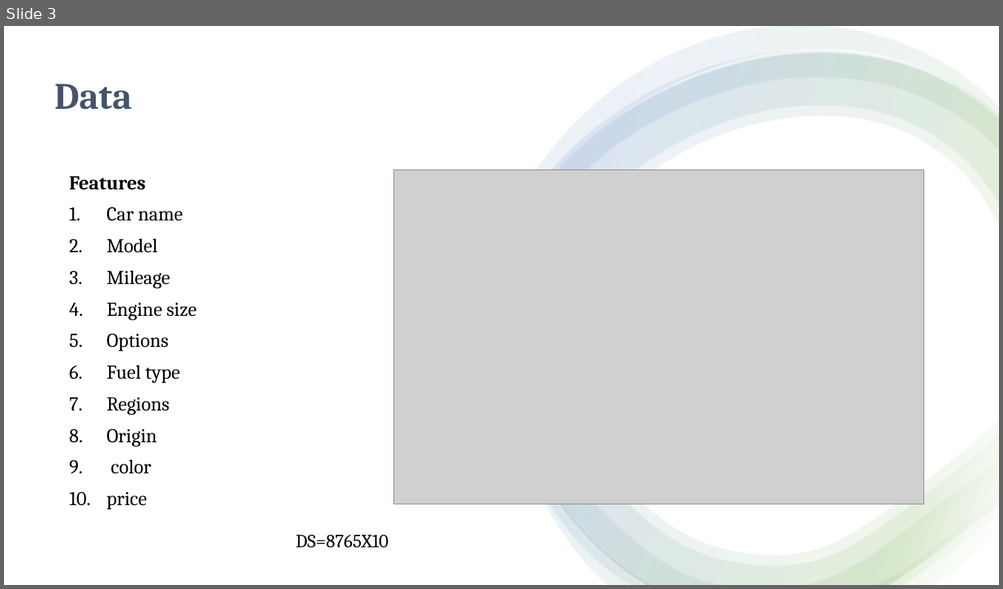
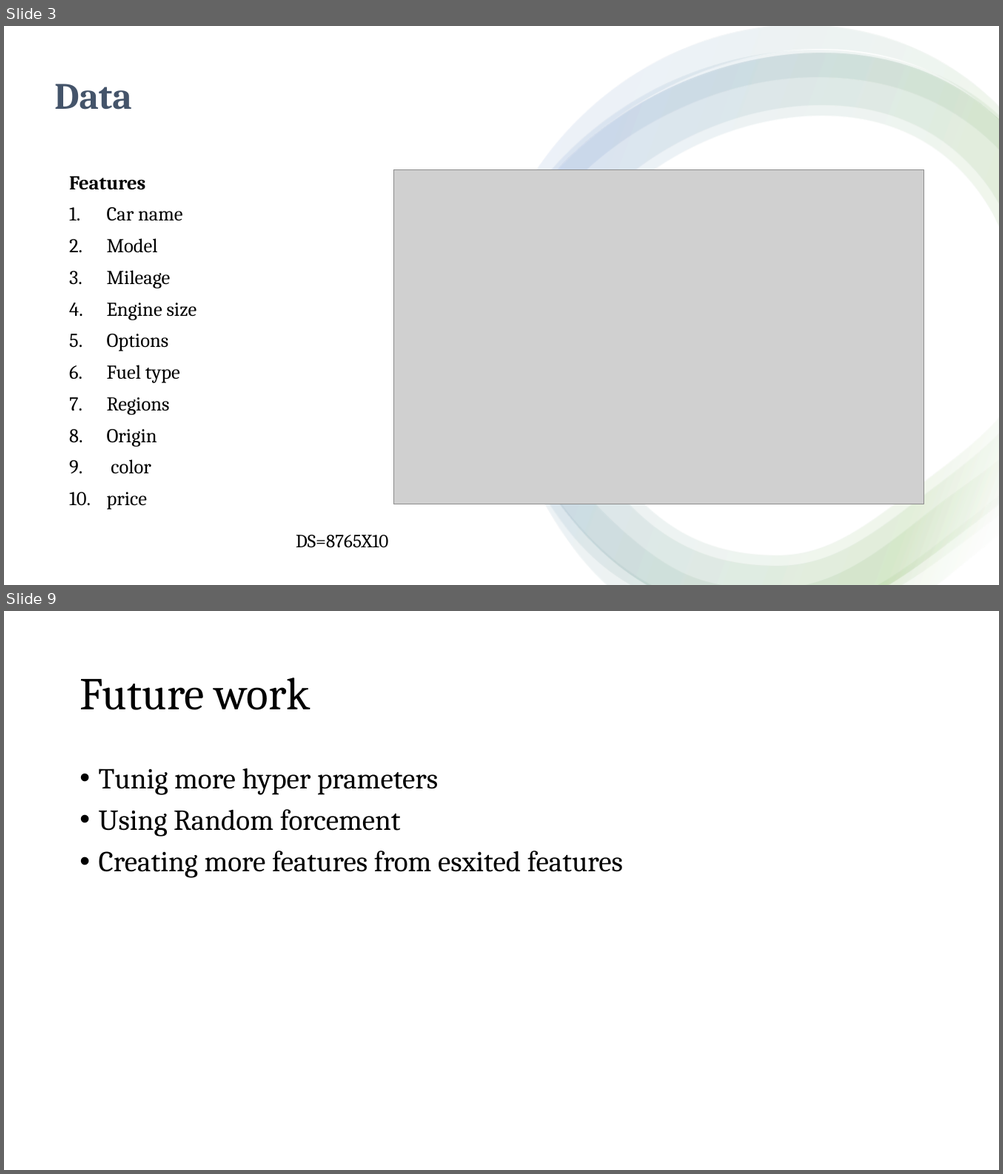
Before and after one commit to jamilah-alharbi/used-car-prediction-in-Saudi-Arabia, a slide deck: used car prediction.pptx. Shown one above the other, each under a label of ours: slide 3 before the commit, slides 3 and 9 after it; the slides between them are not shown. The pictures are 1003x589 and 1003x1174 pixels, drawn with LibreOffice and Linux fonts; fonts in the diff are those of the drawing; grey boxes stand for pictures. Boxes give left, top, right and bottom in pixels: in the first picture for what was removed or moved away, otherwise in the second. Text is boxed around its words. In the diff, an @@ line names an element or a change of style, - is before the commit and + after.

```diff
--- a/used car prediction.pptx
+++ b/used car prediction.pptx
@@ slide 9 added at box(4, 611, 999, 1170), background #FFFFFF @@
@@ title added at box(79, 678, 310, 710), 44 pt, text #000000 @@
+Future work
@@ text added at box(99, 768, 623, 878), 28 pt, text #000000 @@
+• Tunig more hyper prameters
+• Using Random forcement
+• Creating more features from esxited features
```
Also in this commit, not shown: 3 slides changed, 4 other slides added, 3 slides removed.
